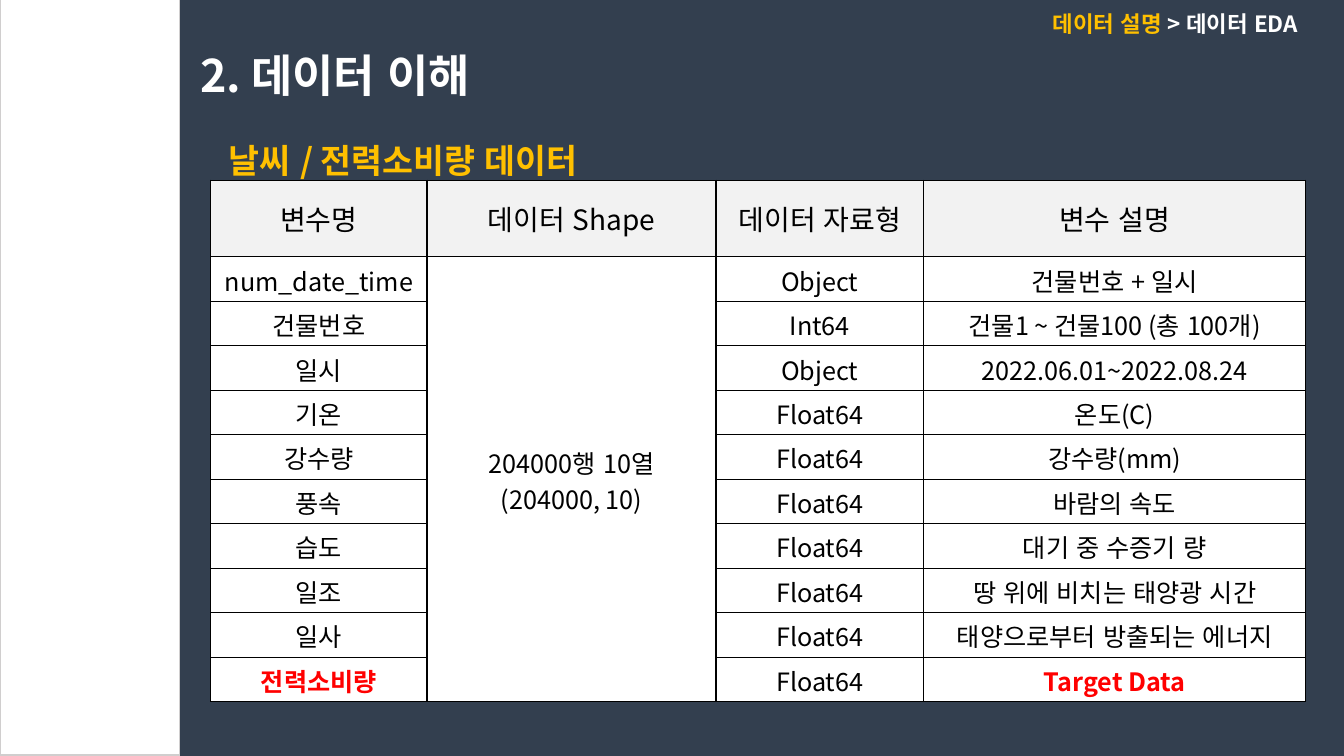
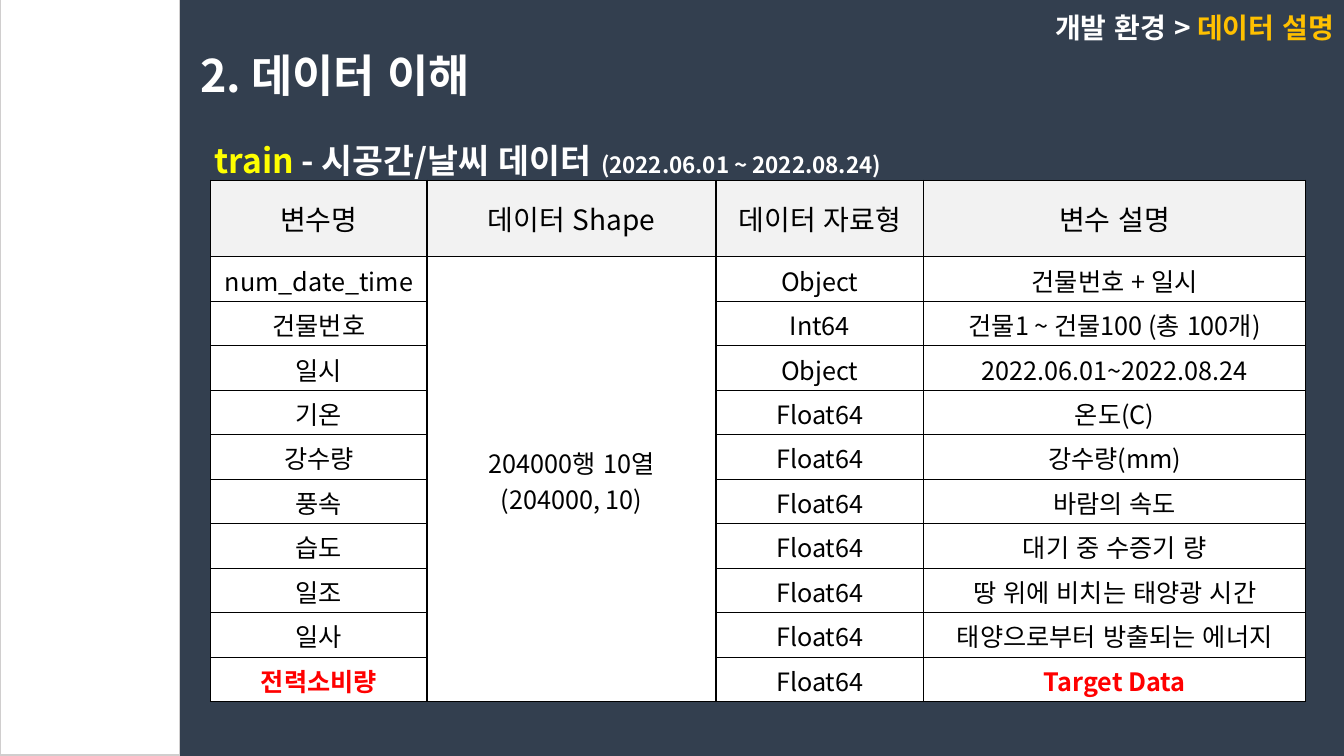
Before and after one commit to dongkieric98/-, a slide deck: slide 10 of electricity.pptx (slide 9 before the commit). Drawn at 1344x756 pixels with LibreOffice and Linux fonts; fonts in the diff are those of the drawing. Boxes give left, top, right and bottom in pixels: in the first picture for what was removed or moved away, otherwise in the second. Text is boxed around its words. In the diff, an @@ line names an element or a change of style, - is before the commit and + after.

```diff
--- a/electricity.pptx
+++ b/electricity.pptx
@@ text at bbox=[1055, 14, 1334, 41]: text changed; size 16 to 20 pt @@
-데이터 설명 > 데이터 EDA
+개발 환경 > 데이터 설명
@@ text at bbox=[215, 145, 881, 182]: text changed; size 24 to 16 pt; text colour #FFC000 to #FFFFFF @@
-날씨 / 전력소비량 데이터
+train - 시공간/날씨 데이터 (2022.06.01 ~ 2022.08.24)
```
Also in this commit, not shown: 8 other slides changed, 15 slides added, 4 other files.
